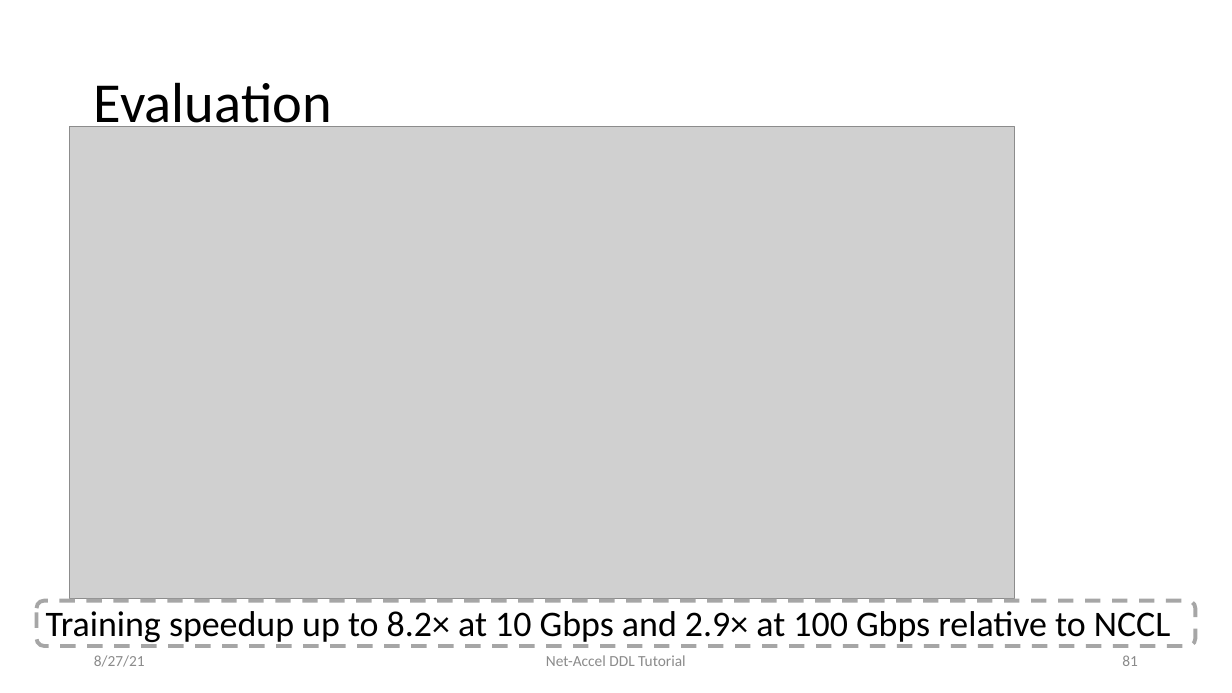
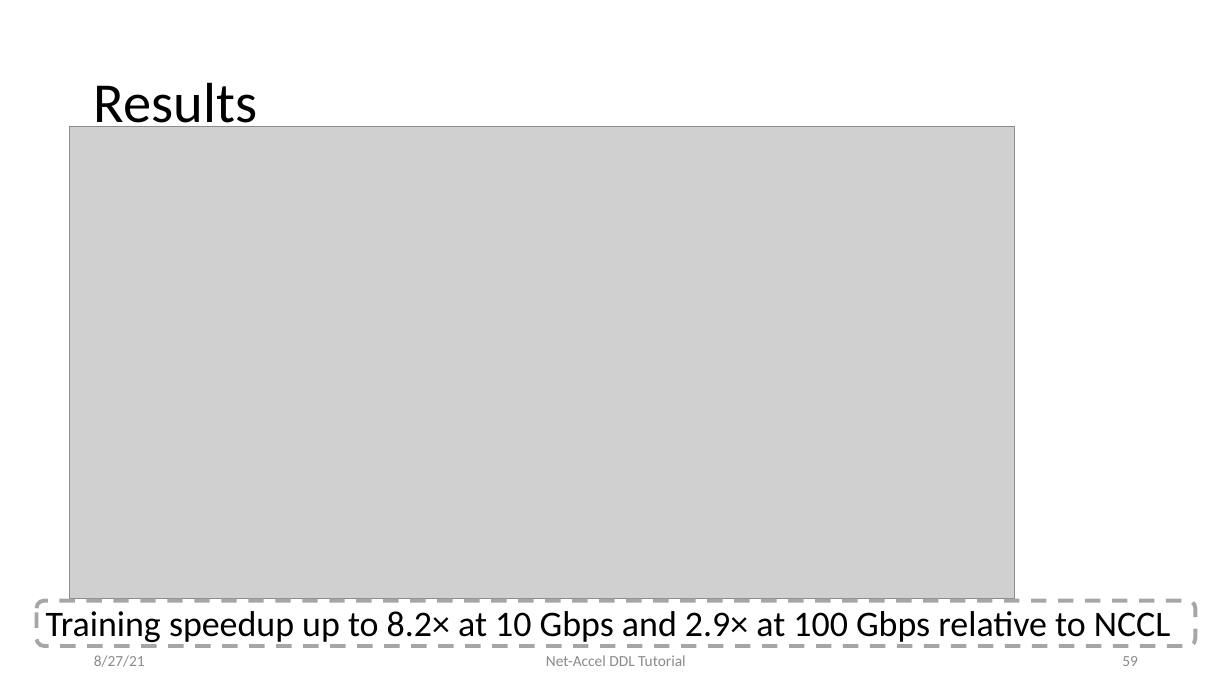
Before and after one commit to sands-lab/net-accel-dl-tutorial-sigcomm21, a slide deck: slide 7 of 3-omnireduce.pptx (slide 29 before the commit). Drawn at 1232x693 pixels with LibreOffice and Linux fonts; fonts in the diff are those of the drawing; grey boxes stand for pictures. Boxes give left, top, right and bottom in pixels: in the first picture for what was removed or moved away, otherwise in the second. Text is boxed around its words. In the diff, an @@ line names an element or a change of style, - is before the commit and + after.

```diff
--- a/3-omnireduce.pptx
+++ b/3-omnireduce.pptx
@@ title at (94,82,257,135): text changed @@
-Evaluation
+Results
@@ page number at (1122,656,1138,666): text changed @@
-81
+59
```
Also in this commit, not shown: 6 other slides changed.
